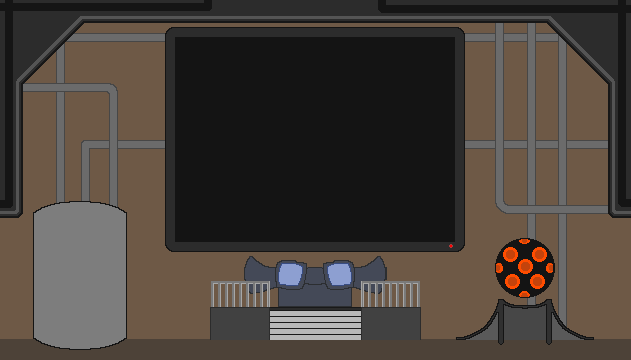
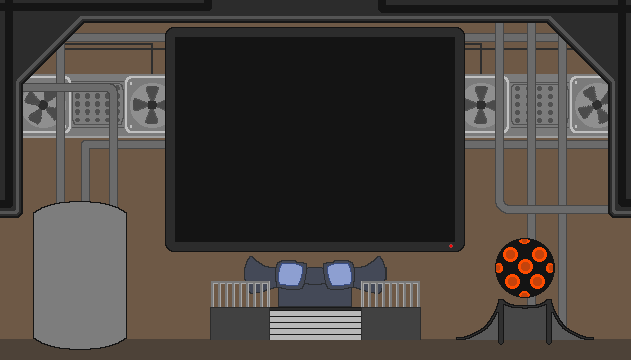
Layered file, before and after one edit (631x360). Changes by layer:
added layer "Calque 14 (fusionné) copie" above "Calque 14 (fusionné)" over [465, 43, 608, 138]
added layer "Calque 14 (fusionné)" above "Sol" over [23, 43, 165, 138]
